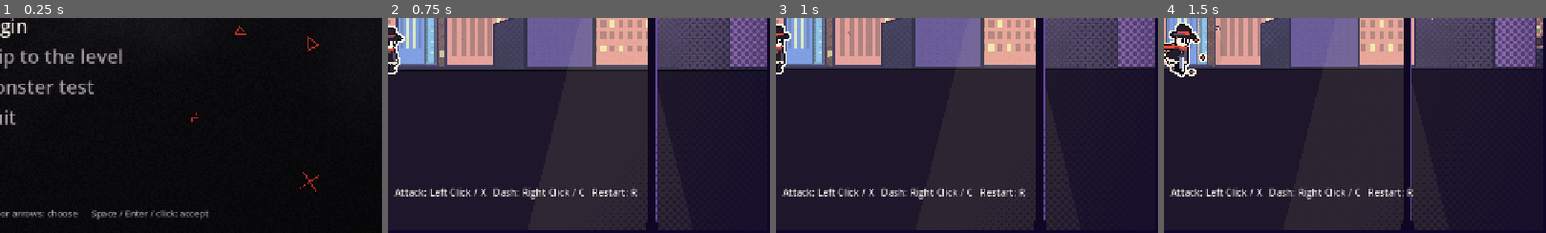
Above: before the commit, frames 1-4 (left to right).
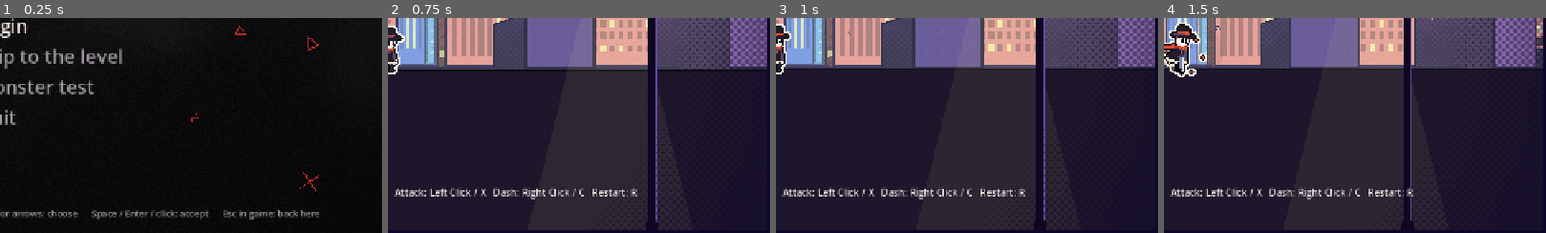
Above: after the commit, the same moments.

Repository: Ridhim-mittal/temp_game_jam
Game: Godot game, scene res://scenes/ui/main_menu.tscn
Same seed, same stepped clock (60 frames per second), same inputs: the game is played once before the commit and once after it.
Inputs (mouse positions are % of the whole screen's width and height, from its top left):
- Up to frame 1 (0.25 s): no input
- Up to frame 2 (0.75 s): click "Monster test" at 0.5 s
- Up to frame 3 (1 s): no input
- Up to frame 4 (1.5 s): tap Enter at 1.25 s; move the mouse to (72, 45) at 1.27 s; hold D (move_right) from 1.28 s (still down); hold X (attack) from 1.28 s (still down); click (72, 45) at 1.42 s
The pictures show only the part of the screen within x 50-100%, y 50-100%; the shares and areas given below are measured in that part.

The runs differ from the first frame. In frame 1, 0.5% of the frame differs, in the area x 58-84%, y 89-94%; in frame 2, nothing differs; in frame 3, nothing differs; in frame 4, nothing differs.

Commit message:
Backdrop darkens as the game progresses; Esc opens the main menu
New Mood autoload holds a darkness value (0 light, 1 dark). A veil at the
back of comic_background multiplies the backdrop by a tint in flat bands
and cuts scratchy ink hatching into it; pale scratches appear when it is
very dark. Characters and the playfield are not tinted. A LevelMood node
sets darkness per level or ramps it as the player walks. Shortcuts:
Esc = main menu, [ and ] = adjust darkness by hand for testing.

Co-Authored-By: Claude Opus 5.5 <noreply@anthropic.com>
Claude-Session: https://claude.ai/code/session_01XWnV5FdNUcLJh2xKGqXoVY

Diff:
--- a/project.godot
+++ b/project.godot
@@ -18,6 +18,7 @@
 
 InputSetup="*res://scripts/core/input_setup.gd"
 Music="*res://scripts/audio/music.gd"
+Mood="*res://scripts/core/mood.gd"
 
 [display]
 
--- a/scenes/background/comic_background.tscn
+++ b/scenes/background/comic_background.tscn
@@ -11,6 +11,7 @@
 [ext_resource type="Script" path="res://scripts/background/comic_foreground.gd" id="9_foreground"]
 [ext_resource type="Script" path="res://scripts/background/depth_fog.gd" id="10_fog"]
 
+[ext_resource type="Script" path="res://scripts/background/dark_veil.gd" id="20_veil"]
 [sub_resource type="ShaderMaterial" id="ShaderMaterial_sky"]
 shader = ExtResource("1_sky")
 
@@ -168,6 +169,10 @@
 [node name="Drawer" type="Node2D" parent="Motes"]
 script = ExtResource("8_motes")
 
+[node name="DarkVeil" type="Node2D" parent="."]
+z_index = -10
+script = ExtResource("20_veil")
+
 [node name="Foreground" type="Parallax2D" parent="."]
 z_index = 50
 scroll_scale = Vector2(1.35, 1.35)
--- a/scenes/levels/monster_test.tscn
+++ b/scenes/levels/monster_test.tscn
@@ -13,6 +13,7 @@
 [ext_resource type="PackedScene" path="res://scenes/enemies/smudge.tscn" id="13_smudge"]
 [ext_resource type="PackedScene" path="res://scenes/enemies/inkwell.tscn" id="14_inkwell"]
 [ext_resource type="PackedScene" path="res://scenes/enemies/eraser.tscn" id="15_eraser"]
+[ext_resource type="Script" path="res://scripts/world/level_mood.gd" id="30_mood"]
 
 [node name="MonsterTest" type="Node2D"]
 
@@ -233,3 +234,10 @@
 [node name="LevelMusic" type="Node" parent="."]
 script = ExtResource("8_music")
 track = "margins"
+
+[node name="LevelMood" type="Node" parent="."]
+script = ExtResource("30_mood")
+darker_as_you_go = true
+end_darkness = 1.0
+start_x = 300.0
+end_x = 5000.0
--- a/scenes/levels/test_level.tscn
+++ b/scenes/levels/test_level.tscn
@@ -10,6 +10,7 @@
 [ext_resource type="Script" path="res://scripts/world/coin.gd" id="9_coin"]
 
 [ext_resource type="Script" path="res://scripts/audio/level_music.gd" id="8_music"]
+[ext_resource type="Script" path="res://scripts/world/level_mood.gd" id="30_mood"]
 
 [node name="TestLevel" type="Node2D"]
 
@@ -190,3 +191,10 @@
 
 [node name="LevelMusic" type="Node" parent="."]
 script = ExtResource("8_music")
+
+[node name="LevelMood" type="Node" parent="."]
+script = ExtResource("30_mood")
+darker_as_you_go = true
+end_darkness = 0.8
+start_x = 200.0
+end_x = 2300.0
--- /dev/null
+++ b/scripts/background/dark_veil.gd
@@ -0,0 +1,50 @@
+extends Node2D
+## Covers the whole backdrop (sky and city, not the playfield in front) and
+## darkens it according to Mood.darkness: a flat multiply tint plus scratchy
+## ink hatching, and pale chalk scratches once it is really dark.
+## Lives at the end of comic_background.tscn, behind the level.
+
+const ComicView = preload("res://scripts/background/comic_view.gd")
+const VeilShader = preload("res://shaders/dark_veil.gdshader")
+const PaleShader = preload("res://shaders/pale_scratches.gdshader")
+
+## Backdrop colour multiplier at full darkness.
+@export var tint := Color(0.26, 0.2, 0.4)
+
+var _veil_mat := ShaderMaterial.new()
+var _pale_mat := ShaderMaterial.new()
+var _pale: Node2D
+
+
+func _ready() -> void:
+	_veil_mat.shader = VeilShader
+	_veil_mat.set_shader_parameter("tint", tint)
+	material = _veil_mat
+	_pale_mat.shader = PaleShader
+	_pale = Node2D.new()
+	_pale.material = _pale_mat
+	_pale.draw.connect(_draw_rect_on.bind(_pale))
+	add_child(_pale)
+
+
+func _process(_delta: float) -> void:
+	var mood := get_node_or_null("/root/Mood")
+	var d: float = mood.darkness if mood else 0.0
+	_veil_mat.set_shader_parameter("darkness", d)
+	_pale_mat.set_shader_parameter("darkness", d)
+	visible = d > 0.005
+	queue_redraw()
+	_pale.queue_redraw()
+
+
+func _draw() -> void:
+	_draw_rect_on(self)
+
+
+## A rectangle exactly covering the screen, with UV 0..1 across it.
+func _draw_rect_on(item: CanvasItem) -> void:
+	var r: Rect2 = ComicView.local_view(item).rect.grow(4.0)
+	item.draw_polygon(
+		PackedVector2Array([r.position, Vector2(r.end.x, r.position.y), r.end, Vector2(r.position.x, r.end.y)]),
+		PackedColorArray([Color.WHITE]),
+		PackedVector2Array([Vector2(0, 0), Vector2(1, 0), Vector2(1, 1), Vector2(0, 1)]))
--- /dev/null
+++ b/scripts/core/mood.gd
@@ -0,0 +1,80 @@
+extends Node
+## Autoload "Mood": how dark the game world is right now, 0 (the Lit Pages)
+## to 1 (deep in the Margins). The backdrop's dark veil reads `darkness`.
+##
+##   Mood.set_darkness(0.8)        # snap in a few steps (default 0.5 s)
+##   Mood.set_darkness(0.8, 0.0)   # instantly
+##
+## Levels set it with a LevelMood node (scripts/world/level_mood.gd).
+##
+## Shortcuts, available everywhere:
+##   Esc   open the main menu
+##   [ ]   darker / lighter by hand, for testing (holds until the level reloads)
+
+const MENU := "res://scenes/ui/main_menu.tscn"
+
+var darkness := 0.0
+## True after [ or ] was used: LevelMood stops driving the value.
+var manual := false
+
+var _target := 0.0
+var _speed := 2.0
+var _toast: Label
+var _toast_time := 0.0
+
+
+func _ready() -> void:
+	process_mode = Node.PROCESS_MODE_ALWAYS
+	var layer := CanvasLayer.new()
+	layer.layer = 50
+	add_child(layer)
+	_toast = Label.new()
+	_toast.position = Vector2(24, 84)
+	_toast.add_theme_font_size_override("font_size", 18)
+	_toast.add_theme_color_override("font_color", Color(0.97, 0.95, 0.9))
+	_toast.add_theme_color_override("font_outline_color", Color(0.06, 0.03, 0.13))
+	_toast.add_theme_constant_override("outline_size", 6)
+	_toast.visible = false
+	layer.add_child(_toast)
+
+
+func set_darkness(value: float, seconds := 0.5) -> void:
+	_target = clampf(value, 0.0, 1.0)
+	if seconds <= 0.0:
+		darkness = _target
+	else:
+		_speed = 1.0 / seconds
+
+
+func _process(delta: float) -> void:
+	darkness = move_toward(darkness, _target, _speed * delta)
+	if _toast_time > 0.0:
+		_toast_time -= delta
+		_toast.visible = _toast_time > 0.0
+
+
+func _unhandled_input(event: InputEvent) -> void:
+	if not (event is InputEventKey) or not event.pressed or event.echo:
+		return
+	match event.physical_keycode:
+		KEY_ESCAPE:
+			var scene := get_tree().current_scene
+			if scene and scene.scene_file_path != MENU:
+				get_viewport().set_input_as_handled()
+				manual = false
+				set_darkness(0.0, 0.0)
+				get_tree().paused = false
+				Engine.time_scale = 1.0
+				get_tree().change_scene_to_file(MENU)
+		KEY_BRACKETRIGHT:
+			_nudge(0.1)
+		KEY_BRACKETLEFT:
+			_nudge(-0.1)
+
+
+func _nudge(amount: float) -> void:
+	manual = true
+	set_darkness(snappedf(_target + amount, 0.1), 0.15)
+	_toast.text = "Darkness %.1f   ( [ lighter   ] darker )" % _target
+	_toast.visible = true
+	_toast_time = 2.0
--- a/scripts/ui/main_menu.gd
+++ b/scripts/ui/main_menu.gd
@@ -78,7 +78,7 @@
 	_buttons[0].grab_focus()
 
 	var hint := Label.new()
-	hint.text = "W / S or arrows: choose      Space / Enter / click: accept"
+	hint.text = "W / S or arrows: choose      Space / Enter / click: accept      Esc in game: back here"
 	hint.position = Vector2(600, 676)
 	hint.add_theme_font_size_override("font_size", 15)
 	hint.add_theme_color_override("font_color", DIM)
--- /dev/null
+++ b/scripts/world/level_mood.gd
@@ -0,0 +1,29 @@
+extends Node
+## Drop into a level to control how dark its backdrop is.
+## With `darker_as_you_go` on, darkness rises from `darkness` at `start_x`
+## to `end_darkness` at `end_x` as the player walks, so a level can start
+## in the light and end in the dark.
+
+@export_range(0.0, 1.0) var darkness := 0.0
+@export var darker_as_you_go := false
+@export_range(0.0, 1.0) var end_darkness := 1.0
+@export var start_x := 0.0
+@export var end_x := 2400.0
+
+
+func _ready() -> void:
+	var mood := get_node_or_null("/root/Mood")
+	if mood:
+		mood.manual = false
+		mood.set_darkness(darkness, 0.0)
+
+
+func _process(_delta: float) -> void:
+	var mood := get_node_or_null("/root/Mood")
+	if mood == null or mood.manual or not darker_as_you_go:
+		return
+	var player := get_tree().get_first_node_in_group("player") as Node2D
+	if player == null:
+		return
+	var t := clampf((player.global_position.x - start_x) / maxf(end_x - start_x, 1.0), 0.0, 1.0)
+	mood.set_darkness(lerpf(darkness, end_darkness, t), 0.3)
--- /dev/null
+++ b/shaders/dark_veil.gdshader
@@ -0,0 +1,53 @@
+shader_type canvas_item;
+// Darkness veil for the backdrop. Multiplies whatever is behind it by a
+// tint (so colours stay colours, just darker and cooler) and cuts hard,
+// scratchy ink hatching into it. Nothing here is blurred: every edge is a
+// step, and the hatching re-scratches itself a few times a second.
+render_mode blend_mul, unshaded;
+
+uniform float darkness : hint_range(0.0, 1.0) = 0.0;
+uniform vec4 tint : source_color = vec4(0.26, 0.2, 0.4, 1.0);
+uniform vec4 scratch_tint : source_color = vec4(0.05, 0.03, 0.1, 1.0);
+uniform float scratch_fps = 7.0;
+uniform vec2 view_size = vec2(1280.0, 720.0);
+
+float hash(vec2 p) {
+	return fract(sin(dot(p, vec2(127.1, 311.7))) * 43758.5453);
+}
+
+// One layer of hatching: long thin strokes at `angle`, each cell either has
+// a stroke or not. Returns 1 inside a stroke, 0 outside (hard edge).
+float hatch(vec2 px, float angle, vec2 cell, float density, float seed) {
+	float c = cos(angle);
+	float s = sin(angle);
+	vec2 p = vec2(px.x * c - px.y * s, px.x * s + px.y * c) / cell;
+	vec2 id = floor(p);
+	vec2 f = fract(p);
+	float r = hash(id + seed);
+	if (r > density) {
+		return 0.0;
+	}
+	float start = hash(id + seed + 3.1) * 0.35;
+	float end = 1.0 - hash(id + seed + 7.7) * 0.35;
+	// jagged, uneven line: the centre wanders and the width breaks up
+	float wander = (hash(vec2(floor(f.x * 14.0), id.y) + seed) - 0.5) * 0.16;
+	float width = 0.07 + 0.07 * hash(id + seed + 1.3);
+	float on_line = step(abs(f.y - 0.5 + wander), width);
+	return on_line * step(start, f.x) * step(f.x, end);
+}
+
+void fragment() {
+	vec2 px = UV * view_size;
+	float frame = floor(TIME * scratch_fps);
+	// tint steps in a few flat bands rather than a smooth gradient
+	float banded = floor(darkness * 6.0 + 0.5) / 6.0;
+	vec3 col = mix(vec3(1.0), tint.rgb, banded);
+	// hatching builds up in layers as it gets darker: one direction, then
+	// cross-hatch, then a third pass
+	float h = 0.0;
+	h = max(h, hatch(px, -0.6, vec2(150.0, 13.0), darkness * 1.1, frame));
+	h = max(h, hatch(px, 0.75, vec2(130.0, 15.0), max(darkness - 0.3, 0.0) * 1.3, frame + 40.0));
+	h = max(h, hatch(px, -1.25, vec2(110.0, 11.0), max(darkness - 0.6, 0.0) * 1.6, frame + 80.0));
+	col = mix(col, scratch_tint.rgb, h * 0.85);
+	COLOR = vec4(col, 1.0);
+}
--- /dev/null
+++ b/shaders/pale_scratches.gdshader
@@ -0,0 +1,37 @@
+shader_type canvas_item;
+// Pale chalk-like scratches that show up over the dark backdrop once the
+// world is dark enough: the white ink lines of the Margins. Hard-edged.
+render_mode unshaded;
+
+uniform float darkness : hint_range(0.0, 1.0) = 0.0;
+uniform vec4 line_color : source_color = vec4(0.93, 0.9, 0.96, 1.0);
+uniform float scratch_fps = 7.0;
+uniform vec2 view_size = vec2(1280.0, 720.0);
+
+float hash(vec2 p) {
+	return fract(sin(dot(p, vec2(269.5, 183.3))) * 43758.5453);
+}
+
+float hatch(vec2 px, float angle, vec2 cell, float density, float seed) {
+	float c = cos(angle);
+	float s = sin(angle);
+	vec2 p = vec2(px.x * c - px.y * s, px.x * s + px.y * c) / cell;
+	vec2 id = floor(p);
+	vec2 f = fract(p);
+	if (hash(id + seed) > density) {
+		return 0.0;
+	}
+	float start = hash(id + seed + 3.1) * 0.4;
+	float end = 1.0 - hash(id + seed + 7.7) * 0.4;
+	float wander = (hash(vec2(floor(f.x * 18.0), id.y) + seed) - 0.5) * 0.2;
+	return step(abs(f.y - 0.5 + wander), 0.05) * step(start, f.x) * step(f.x, end);
+}
+
+void fragment() {
+	vec2 px = UV * view_size;
+	float frame = floor(TIME * scratch_fps);
+	float amount = max(darkness - 0.45, 0.0) * 0.5;
+	float h = max(hatch(px, 1.35, vec2(90.0, 26.0), amount, frame),
+		hatch(px, -0.3, vec2(170.0, 30.0), amount * 0.7, frame + 20.0));
+	COLOR = vec4(line_color.rgb, h * 0.5);
+}
Not shown, added: scripts/background/dark_veil.gd.uid
Not shown, added: scripts/core/mood.gd.uid
Not shown, added: scripts/world/level_mood.gd.uid
Not shown, added: shaders/dark_veil.gdshader.uid
Not shown, added: shaders/pale_scratches.gdshader.uid
